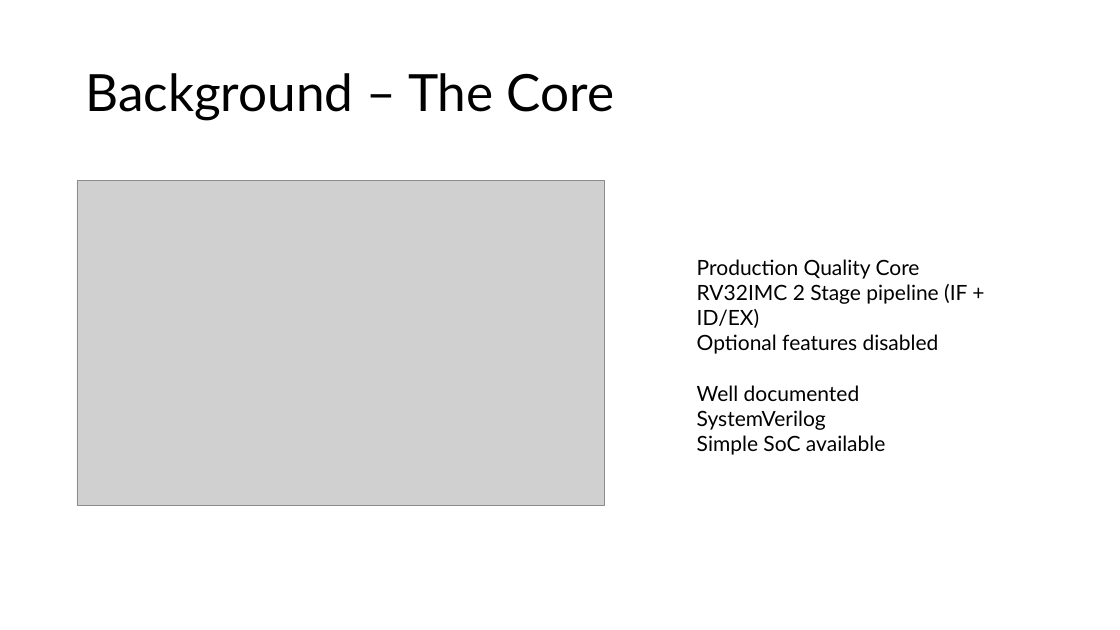
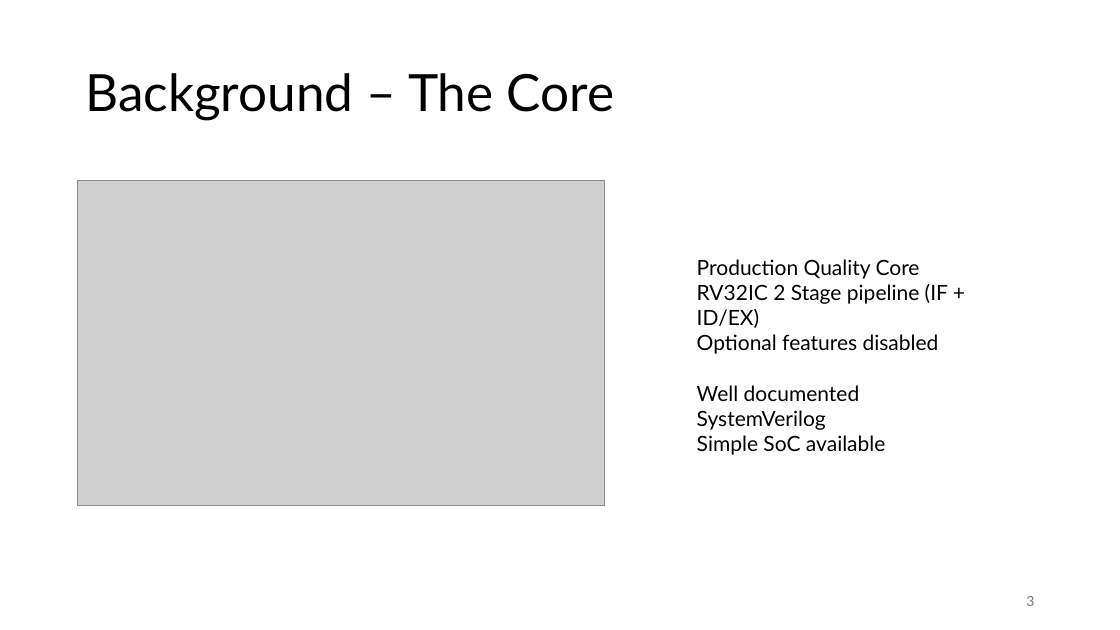
Before and after one commit to tomcajot/fault3r, a slide deck: slide 3 of fault3r.pptx. Drawn at 1120x630 pixels with LibreOffice and Linux fonts; fonts in the diff are those of the drawing; grey boxes stand for pictures. Boxes give left, top, right and bottom in pixels: in the first picture for what was removed or moved away, otherwise in the second. Text is boxed around its words. In the diff, an @@ line names an element or a change of style, - is before the commit and + after.

```diff
--- a/fault3r.pptx
+++ b/fault3r.pptx
@@ text at [697, 284, 948, 328]: text changed @@
-RV32IMC 2 Stage pipeline (IF + ID/EX)
+RV32IC 2 Stage pipeline (IF + ID/EX)
@@ page number added at [1026, 596, 1034, 606], 12 pt, text #797979 @@
+3
```
Also in this commit, not shown: 12 other slides changed, 1 slide added, 1 slide removed, 1 other file.
